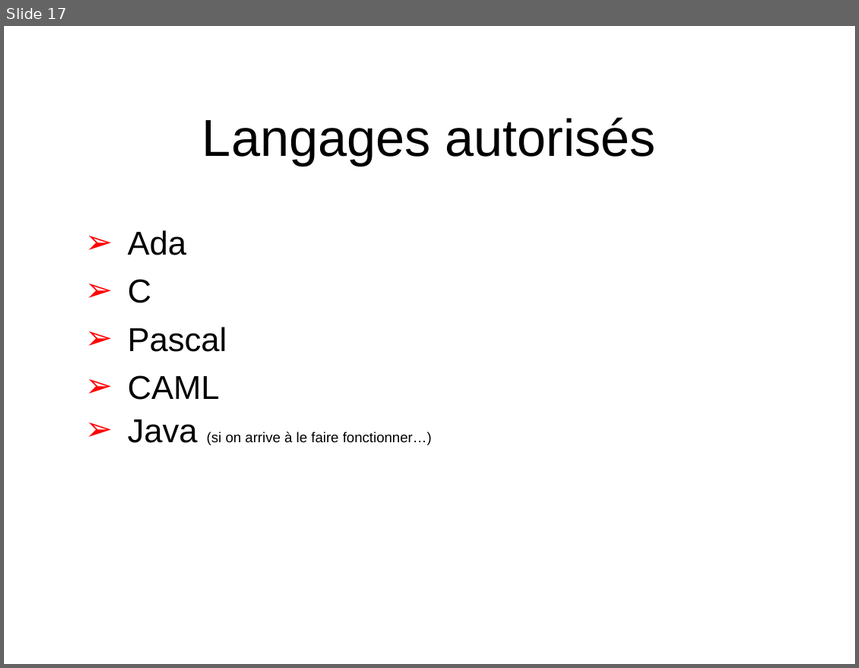
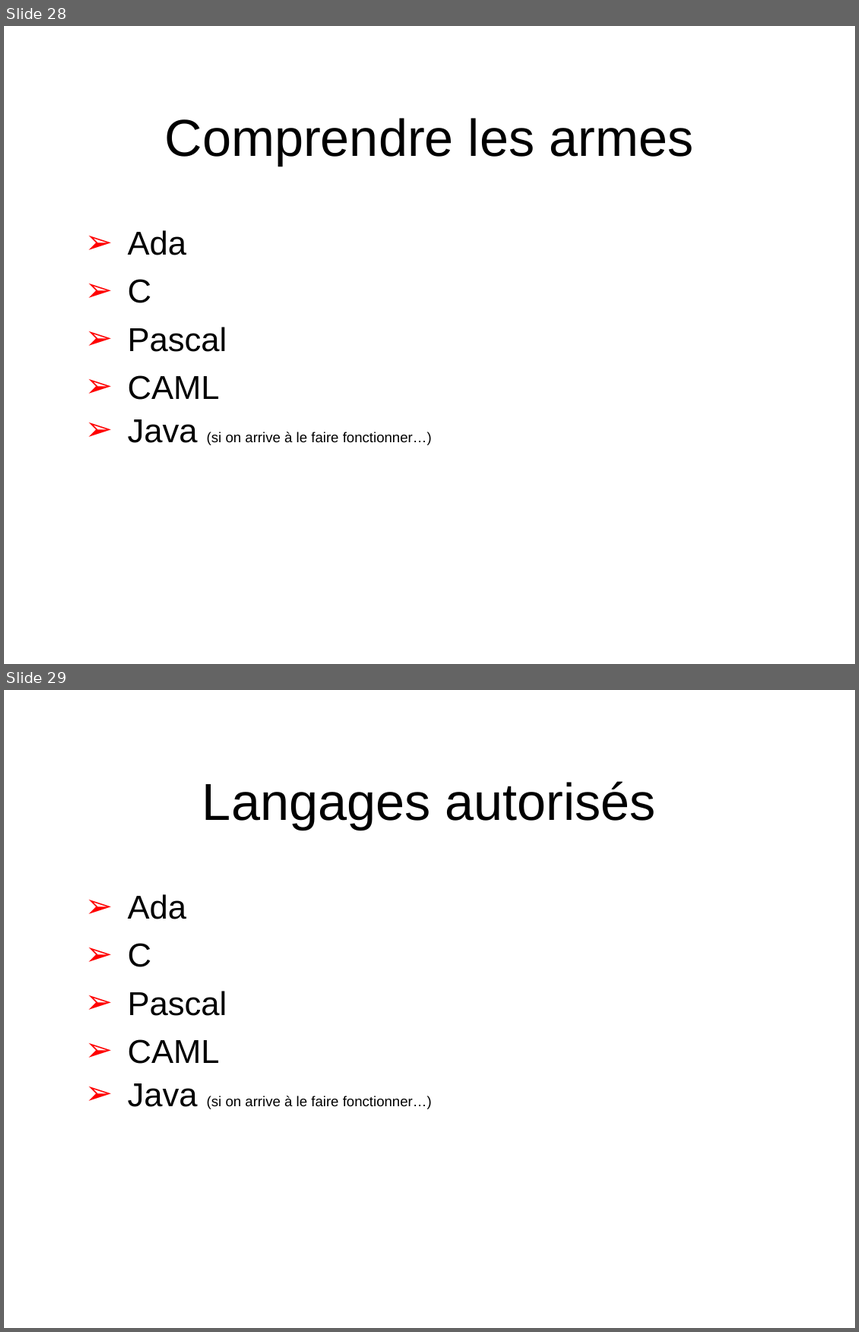
Before and after one commit to Scriptopathe/codinsa2015, a slide deck: Doc/Cod-INSA_Finale.ppt. Shown one above the other, each under a label of ours: slide 17 before the commit, slides 28 and 29 after it. The pictures are 859x668 and 859x1332 pixels, drawn with LibreOffice and Linux fonts; fonts in the diff are those of the drawing; background and template pictures are left out. Boxes give left, top, right and bottom in pixels: in the first picture for what was removed or moved away, otherwise in the second. Text is boxed around its words. In the diff, an @@ line names an element or a change of style, - is before the commit and + after.

```diff
--- a/Doc/Cod-INSA_Finale.ppt
+++ b/Doc/Cod-INSA_Finale.ppt
@@ slide 28 added at box(4, 26, 855, 664), background #FFFFFF; not listed: 1 template element that a slide beside it also shows @@
@@ title added at box(165, 118, 693, 166), 44 pt, text #000000 @@
+Comprendre les armes
@@ text added at box(128, 230, 432, 446), 12 pt, text #000000 @@
+  ➢ Ada
+  ➢ C
+  ➢ Pascal
+  ➢ CAML
+  ➢ Java (si on arrive à le faire fonctionner…)
@@ what was slide 17 is now slide 29 @@
```
Also in this commit, not shown: 1 slide changed, 11 other slides added, 26 other files.
